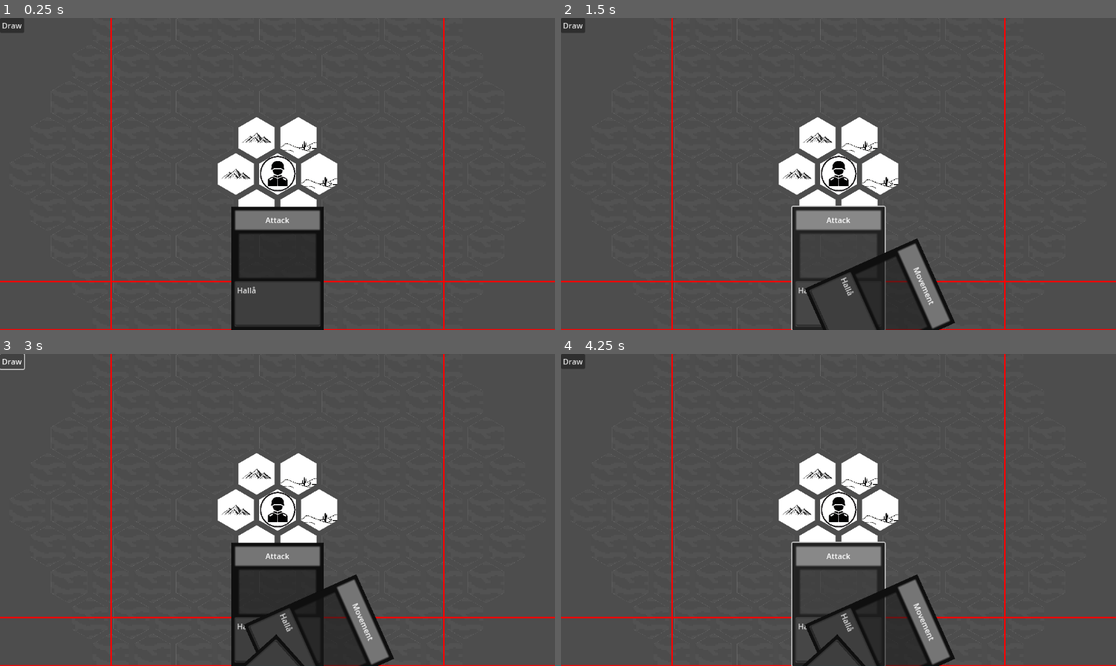
Above: before the commit, frames 1-4 (two rows, left to right).
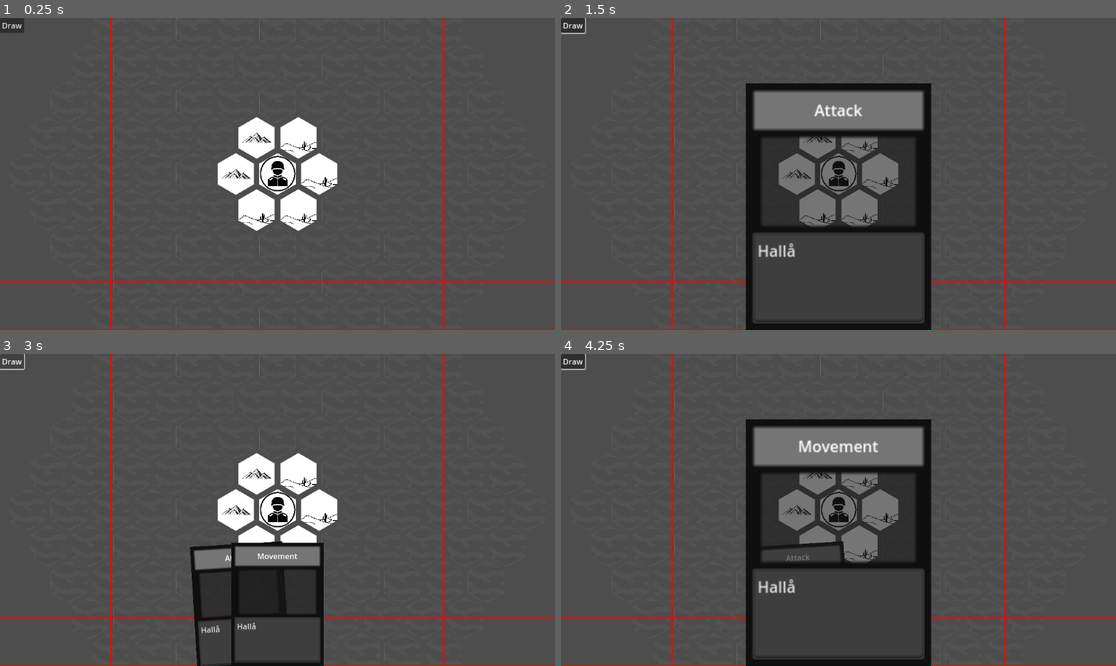
Above: after the commit, the same moments.

Repository: AlexejAxvall/Tainted-Dunes
Game: Godot game, scene res://not_kansas.tscn
Two runs of this game, one before a commit and one after it. Both use one fixed random seed, a clock stepped at 60 frames per second and the inputs below.
Inputs (mouse positions are in pixels of both pictures, inside the frame that each line leads up to):
- Up to frame 1 (0.25 s): no input
- Up to frame 2 (1.5 s): click "Draw" at 0.5 s; click (838, 267) at 1.27 s
- Up to frame 3 (3 s): click (277, 603) at 2.02 s; click "Draw" at 2.75 s
- Up to frame 4 (4.25 s): click (838, 603) at 3.52 s

The runs differ from the first frame. In frame 1, 4.5% of the frame differs, in the area x 41-59%, y 60-100%; in frame 2, 19%; in frame 3, 5.3%; in frame 4, 19%, in the area x 0-71%, y 0-100%.
Error after the commit: Invalid access to property or key 'Card_2' on a base object of type 'Dictionary'. (res://card.gd:114)

Commit message:
pushapå

Diff:
--- a/card.gd
+++ b/card.gd
@@ -1,20 +1,27 @@
-#Card scene root node script
-
 extends Control
 
-@onready var deck = get_parent()
+@onready var parent = get_parent()
 
 @onready var texture_rect = $TextureRect
 @onready var label = $TextureRect/Label
 @onready var button = $TextureRect/Button
 @onready var text_edit = $TextureRect/TextEdit
 
+var id
+
+var viewport_size
+
 var texture_rect_size
 var card_dimensions
 var card_scale
 
+var is_hovering = false
+var time_hovered = 0.0
+var time_hovered_threshold = 0.1 # seconds
 
 @export var card_texture: Texture
+
+var is_instantiate = false
 
 var card_dictionary = {
 	"Name": "",
@@ -24,28 +31,125 @@
 }
 var is_playable: bool = false
 
+var highlighting = false
+var recieved_z_index # Recieved by parent
+var recieved_position
+var recieved_rotation
+
 func _ready():
+	#print("Card initialized:", self)
+	#print("Parent: " + str(parent))
+	if recieved_z_index != null:
+		z_index = recieved_z_index
+		print("Z_index: " + str(z_index))
+
 	texture_rect.texture = preload("res://Images/Card_frame.png")
 
+	label.mouse_filter = Control.MOUSE_FILTER_IGNORE
+	button.mouse_filter = Control.MOUSE_FILTER_IGNORE
+	text_edit.mouse_filter = Control.MOUSE_FILTER_IGNORE
+
+
+	#print("\n=== Checking Mouse Filters ===")
+	#_check_mouse_filter(self)
+	#print("=== Mouse Filter Check Complete ===")
+	#
+	#print("=== Scene Tree Structure for Card ===")
+	#_print_tree(self, 0)  # Prints the hierarchy
+
 	texture_rect_size = texture_rect.size
+
 	card_dimensions = texture_rect_size
-	deck.card_dimensions = card_dimensions
+	if is_instantiate != true:
+		parent.card_dimensions = card_dimensions
 
 	card_scale = texture_rect.scale
-	deck.card_scale = card_scale
+	if is_instantiate != true:
+		parent.card_scale = card_scale
 
 	label.size.x = texture_rect_size.x * 0.91666666666
 	label.size.y = texture_rect_size.y * 0.15625
 	label.text = card_dictionary["Name"]
-	#pivot_offset.x = texture_rect_size.x / 2
-	#pivot_offset.y = texture_rect_size.y
+
+
+func _process(delta):
+	if highlighting != true:
+		if is_hovering:
+			time_hovered += delta
+			if time_hovered >= time_hovered_threshold:
+				highlight_card()
+		else:
+			time_hovered = 0  # Reset if not hovering
 
 func _input(event):
+	if event is InputEventMouseMotion:
+		if get_global_rect().has_point(event.position):
+			print("Mouse is currently over the card (manual check).")
+
 	if is_playable and event is InputEventMouseButton and event.pressed:
 		if get_global_rect().has_point(event.position):
 			play_card()
 
+func highlight_card():
+	highlighting = true
+	parent.is_card_highlighted = true
+	z_index = 100
+	parent.hand_dictionary["Card_" + str(id)]["Z_index"] = z_index
+	global_position.y = parent.viewport_size.y
+	rotation = 0
+	scale = Vector2(2, 2)
+	print("Self and adjacent z_index: ")
+
+	var loop_amount
+	var offset_1 = 0
+
+	if id == 1:
+		loop_amount = 2
+		offset_1 = 1
+	elif id == parent.hand_size:
+		loop_amount = 2
+	else:
+		loop_amount = 3
+	for i in range(loop_amount):
+			print(str(parent.hand_dictionary["Card_" + str(id - 1 + offset_1 + i)]["Z_index"]))
+
 func play_card():
-	print("Played: " + card_dictionary["Name"])
+	print("Played:", card_dictionary["Name"])
 	get_parent().remove_card(self)
 	queue_free()
+
+func _on_texture_rect_mouse_entered():
+	if parent.is_card_highlighted != true:
+		print("Mouse entered card: " + str(id))
+		is_hovering = true
+
+func _on_texture_rect_mouse_exited():
+	print("Mouse exited card: " + str(id))
+	if highlighting:
+		highlighting = false
+		z_index = recieved_z_index
+		parent.hand_dictionary["Card_" + str(id)]["Z_index"] = recieved_z_index
+		position = recieved_position
+		rotation = recieved_rotation
+		scale = Vector2(1, 1)
+		parent.is_card_highlighted = false
+	is_hovering = false
+	time_hovered = 0.0
+
+#func _print_tree(node, level):
+	#print("  ".repeat(level) + node.name + " (" + node.get_class() + ")")
+	#for child in node.get_children():
+		#_print_tree(child, level + 1)
+
+#func _check_mouse_filter(node):
+	#if node is Control:  # Only check Control nodes, skip Area2D and others
+		#print(node.name, " (", node.get_class(), ") - mouse_filter:", node.mouse_filter)
+	#else:
+		#print(node.name, " (", node.get_class(), ") - ❌ Skipped (Not a Control)")
+	#print()
+	#
+	#for child in node.get_children():
+		#_check_mouse_filter(child)
+
+
+#func fetch_new_data():
--- a/card.tscn
+++ b/card.tscn
@@ -64,3 +64,8 @@
 
 [node name="CollisionShape2D" type="CollisionShape2D" parent="Area2D"]
 shape = SubResource("CircleShape2D_qj2ge")
+
+[connection signal="mouse_entered" from="." to="." method="_on_mouse_entered"]
+[connection signal="mouse_exited" from="." to="." method="_on_mouse_exited"]
+[connection signal="mouse_entered" from="TextureRect" to="." method="_on_texture_rect_mouse_entered"]
+[connection signal="mouse_exited" from="TextureRect" to="." method="_on_texture_rect_mouse_exited"]
--- a/hand.gd
+++ b/hand.gd
@@ -2,30 +2,25 @@
 
 extends Control
 
-#@onready var highest_parent = null
-
-
 @onready var deck = get_parent().get_node("Deck")
+@onready var pointer_1 = $Pointer_1 #Area2D
+@onready var pointer_2 = $Pointer_2 #Area2D
 
 @export var max_hand_size: int = 10
+var hand_dictionary = {}
 var hand_array: Array = []
 var hand_size = 0
 
-var hand_width #80% of viewport width
 var hand_position
 
-var circle_center: Vector2
 var a
 
 var card_dimensions
 var card_scale
 
-var card_rotation
 var card_rotations = []
 var max_card_rotation: float#+- deg
 var angle_step: float #deg
-var index_centre
-var hand_offset
 var card_positions = []
 @export var hand_radius: float
 
@@ -33,26 +28,31 @@
 
 var offset = 0
 
+var update_count = 0
+
+var is_card_highlighted = false
+
 func _ready():
+	update_variables()
+
+
+func update_variables():
+	print("Updating variables")
+	update_count += 1
 	viewport_size = get_viewport_rect().size
 	a = viewport_size.x * 0.8
-
-	hand_radius = clamp(hand_radius, (a - viewport_size.x / 2), 10000000)
-	print("A: " + str(a))
-	print("Global position: " + str(global_position))
-	print("Hand radius: " + str(hand_radius))
-	print("Half of viewport: " + str(viewport_size.x / 2))
-	print("Dif: " + str(a - hand_radius))
-	print("A distance from half of viewport: " + str(a - viewport_size.x / 2))
-
-	#print(deck.card_dimensions.y * deck.card_scale.y)
+	hand_radius = clamp(hand_radius, a - viewport_size.x / 2 + 800, 10000000)
 	hand_position = Vector2(viewport_size.x / 2, viewport_size.y - card_dimensions.y * card_scale.y + hand_radius)
+
 	var base
 	var height
 	if len(find_intersection(hand_position, hand_radius, a)) > 0:
-		var triangle_base_height = find_intersection(hand_position, hand_radius, a)[0]
+		var triangle_base_height = find_intersection(hand_position, hand_radius, a)[1]
+		print("Triangle_base_height: " + str(triangle_base_height))
 		base = triangle_base_height.x
+		print("Base: " + str(base))
 		height = triangle_base_height.y
+		print("Height: " + str(height))
 		print("Intersections: " + str(len(find_intersection(hand_position, hand_radius, a))))
 		print()
 	elif len(find_intersection(hand_position, hand_radius, a)) == 0:
@@ -63,92 +63,138 @@
 	if height != null:
 		max_card_rotation = 90 - rad_to_deg(atan(height / base))
 	else:
-		max_card_rotation = 30
-	print("Max_rot: " + str(max_card_rotation))
-
-	angle_step = 2.0 * max_card_rotation / (max_hand_size * 2)
+		print("Error!")
+
+	print("Max_card_rotation deg: " + str(max_card_rotation))
+
+	if max_hand_size % 2 == 0:
+		angle_step = max_card_rotation / (max_hand_size / 2.0)
+	else:
+		angle_step = max_card_rotation / (max_hand_size / 2.0 - 0.5)
+
 	print("Angle step: " + str(angle_step))
 	print("Angle step * max hand size: " + str(angle_step * max_hand_size))
-	for i in range(2 * max_hand_size - 1):
-		card_rotations.append(-max_card_rotation + angle_step * i)
-	index_centre = max_hand_size / 2
-	for i in range(2 * max_hand_size - 1):
-		#card_positions.append(Vector2(500, -500))
+	card_rotations.clear()
+	card_positions.clear()
+	var card_rotations_deg = []
+	for i in range(max_hand_size):
+		card_rotations_deg.append(-max_card_rotation + angle_step * i)
+		card_rotations.append(deg_to_rad(-max_card_rotation + angle_step * i))
+	for i in range(max_hand_size):
 		card_positions.append(Vector2(hand_radius * cos(deg_to_rad(90 + max_card_rotation - angle_step * i)), -hand_radius * sin(deg_to_rad(90 + max_card_rotation - angle_step * i))))
 		print("angle: " + str(90 + max_card_rotation - angle_step * i))
+	print()
 
 	print("Card positions: " + str(card_positions))
-	print("Card rotations: " + str(card_rotations))
-	#print("Angle step: " + str(angle_step))
-	#print("Card rotations: " + str(card_rotations))
-	#print("Card positions: " + str(card_positions))
-
-
-
-	#while self.get_parent() != null:
-		#highest_parent = self.get_parent()
+	print()
+	print("Card rotations deg: " + str(card_rotations_deg))
+	print()
+
+	arrange_cards()
 
 func draw_card(deck):
+	update_variables()
+	find_intersection(hand_position, hand_radius, a)
 	hand_size = hand_array.size()
+
 	if hand_size < max_hand_size and deck.deck_of_cards.size() != 0:
 		var card = deck.draw_card()
 		if card:
+			card.id = hand_size + 1
+			card.is_instantiate = true
+			card.recieved_z_index = hand_size + 1
+
+			var card_key = "Card_" + str(hand_size + 1)
+			hand_dictionary[card_key] = {"ID": hand_size + 1, "Node": card, "Z_index": hand_size + 1}
+
 			hand_array.append(card)
 			hand_size = hand_array.size()
 			add_child(card)
 			arrange_cards()
-			#print("Hand: " + str(hand_array))
-			viewport_size = get_viewport_rect().size
-			a = viewport_size.x * 0.8
-			hand_radius = clamp(hand_radius, a - viewport_size.x / 2, 100000)
+			print("Hand:", hand_array)
 			queue_redraw()
 
-func arrange_cards():
-	if hand_size % 2 == 0:
-		hand_offset = hand_size / 2.0
-		#print("Hand offset: " + str(hand_offset))
-	elif hand_size != 1:
-		hand_offset = hand_size / 2.0
-		#print("Hand offset: " + str(hand_offset))
-	elif hand_size == 1:
-		hand_offset = 0
-		#print("Hand offset: " + str(hand_offset))
-
-	#print("Hand size: " + str(hand_size))
-	var index_hand_middle = len(hand_array) / 2
-	var index_positions_middle = len(card_positions) / 2 + 1
-	var index_rotations_middle = len(card_rotations) / 2 + 1
-	print("Index_hand_middle: " + str(index_hand_middle))
-	print("Index_positions_middle: " + str(index_positions_middle))
-	var coefficient = -1
-	for i in range(hand_size):
-		coefficient *= -1
-		hand_array[i].position = card_positions[index_positions_middle + coefficient * i]
-		#hand_array[i].position = Vector2(192 * i, -hand_radius)
-		if hand_array[i]:
-			hand_array[i].rotation = card_rotations[index_rotations_middle + coefficient * i]
 
 func remove_card(card):
+	var index_of_removed = hand_array.find(card)
+	for i in range(hand_array.size() - 1 - index_of_removed):
+		var card_index = index_of_removed + 1 + i
+		hand_dictionary["Card_" + str(card_index)]["ID"] -= 1
+		hand_dictionary["Card_" + str(card_index)]["Node"].recieved_z_index -= 1
+		hand_dictionary["Card_" + str(card_index)]["Z_index"] -= 1
+
 	hand_array.erase(card)
 	hand_size = hand_array.size()
 	arrange_cards()
 
-func _draw():
-	draw_circle(Vector2.ZERO, hand_radius, Color(255, 0, 0), false, 1.0, true)
+
+func arrange_cards():
+	print("From arrange_cards")
+	print("Hand size: " + str(hand_size))
+	print("Hand_position: " + str(hand_position))
+	print("Viewport_size: " + str(viewport_size))
+	print("Viewport_size.x / 2: " + str(viewport_size.x / 2))
+	print("a: " + str(a))
+	print("a - viewport_size.x / 2: " + str(a - viewport_size.x / 2))
+	print("Hand_radius: " + str(hand_radius))
+	print()
+
+	var index_hand_middle = len(hand_array) / 2
+	#print("Index_hand_middle: " + str(index_hand_middle))
+	var index_positions_middle = len(card_positions) / 2
+	#print("Index_positions_middle: " + str(index_positions_middle))
+	var index_rotations_middle = len(card_rotations) / 2
+	#print("Index_rotations_middle: " + str(index_rotations_middle))
+	var offset = hand_size / 2
+
+	for i in range(hand_size):
+		hand_array[i].position = card_positions[index_positions_middle - offset + i]
+		hand_array[i].recieved_position = card_positions[index_positions_middle - offset + i]
+		if hand_array[i]:
+			hand_array[i].rotation = card_rotations[index_rotations_middle - offset + i]
+			hand_array[i].recieved_rotation = card_rotations[index_rotations_middle - offset + i]
+
+#func _draw():
+	#draw_circle(Vector2.ZERO, hand_radius, Color(255, 0, 0), false, 1.0, true)
 
 func find_intersection(circle_global_position: Vector2, r: float, a: float) -> Array:
+	print()
+	print("From find_intersection")
+	print("Hand_position: " + str(hand_position))
+	print("Viewport_size: " + str(viewport_size))
+	print("Viewport_size.x / 2: " + str(viewport_size.x / 2))
+	print("a: " + str(a))
+	print("a - viewport_size.x / 2: " + str(a - viewport_size.x / 2))
+	print("Circle_global_position: " + str(circle_global_position))
+	print("Circle_global_position.y - viewport_size.y: " + str(circle_global_position.y - viewport_size.y))
+	print("Circle_radius: " + str(r))
+	print()
+
 	var discriminant = r * r - (a - circle_global_position.x) * (a - circle_global_position.x)
 	if discriminant < 0:
 		return []
 	elif discriminant == 0:
+		pointer_1.position = Vector2(a, circle_global_position.y)
 		print("Intersection points: " + str(Vector2(a, circle_global_position.y)))
 		print("Arc tan: " + str(rad_to_deg(atan(circle_global_position.y / a))))
+		print()
 		return [Vector2(a, circle_global_position.y)]
 	else:
 		var sqrt_d = sqrt(discriminant)
-		var y2 = circle_global_position.y + sqrt_d
-		var y1 = circle_global_position.y - sqrt_d
-		print("Intersection points: " + str(Vector2(a, y1)) + " " + str(Vector2(a, y2)))
-		print("Arc tan y1: " + str(rad_to_deg(atan(y1 / a))))
-		print("Arc tan y2: " + str(rad_to_deg(atan(y2 / a))))
-		return [Vector2(a, y1), Vector2(a, y2)]
+		var x2 = a - circle_global_position.x
+		var x1 = a - circle_global_position.x
+		var y2 = sqrt_d
+		var y1 = -sqrt_d
+		pointer_1.position = Vector2(x1, y1)
+		pointer_2.position = Vector2(x2, y2)
+		print("Intersection points relative to circle centre: " + str(Vector2(x1, y1)) + " " + str(Vector2(x2, y2)))
+		print("hand_position.y - y2: " + str(hand_position.y - y2))
+		print("Viewport_size.y: " + str(viewport_size.y))
+		print("Arc tan y1: " + str(rad_to_deg(atan(y1 / x1))))
+		print("Arc tan y2: " + str(rad_to_deg(atan(y2 / x2))))
+		print()
+		return [Vector2(x1, y1), Vector2(x2, y2)]
+
+func _notification(what):
+	if what == NOTIFICATION_WM_CLOSE_REQUEST:
+		print("Update count: " + str(update_count))
--- a/hand.tscn
+++ b/hand.tscn
@@ -1,8 +1,14 @@
-[gd_scene load_steps=3 format=3 uid="uid://dhvtwo8vih6ou"]
+[gd_scene load_steps=5 format=3 uid="uid://dhvtwo8vih6ou"]
 
 [ext_resource type="Script" path="res://hand.gd" id="1_sr8c3"]
 
 [sub_resource type="CircleShape2D" id="CircleShape2D_xejwf"]
+
+[sub_resource type="CircleShape2D" id="CircleShape2D_nh011"]
+radius = 29.0689
+
+[sub_resource type="CircleShape2D" id="CircleShape2D_p60u7"]
+radius = 32.1403
 
 [node name="Hand" type="Control"]
 layout_mode = 3
@@ -15,3 +21,15 @@
 
 [node name="CollisionShape2D" type="CollisionShape2D" parent="Area2D"]
 shape = SubResource("CircleShape2D_xejwf")
+
+[node name="Pointer_1" type="Area2D" parent="."]
+position = Vector2(87, 13)
+
+[node name="CollisionShape2D" type="CollisionShape2D" parent="Pointer_1"]
+shape = SubResource("CircleShape2D_nh011")
+
+[node name="Pointer_2" type="Area2D" parent="."]
+position = Vector2(-83, 7)
+
+[node name="CollisionShape2D" type="CollisionShape2D" parent="Pointer_2"]
+shape = SubResource("CircleShape2D_p60u7")
--- a/not_kansas.gd
+++ b/not_kansas.gd
@@ -14,6 +14,15 @@
 @onready var line_2D3 = $CanvasLayer/Line2D3
 @onready var line_2D4 = $CanvasLayer/Line2D4
 
+var previous_window_size = DisplayServer.window_get_size()
+
+func _notification(what):
+	if what == NOTIFICATION_APPLICATION_FOCUS_OUT:
+		print("Window minimized!")
+
+	elif what == NOTIFICATION_APPLICATION_FOCUS_IN:
+		print("Window maximized/restored!")
+
 @export var grid_radius = 6
 
 var viewport_visible_rect
@@ -50,25 +59,27 @@
 	viewport_size = get_viewport_rect().size
 
 	secant_global_position = Vector2(viewport_size.x / 2.0, viewport_size.y + hand.hand_radius - 100)
-	hand.hand_width = 0.8 * viewport_size.x
 
 	camera.position = viewport_visible_rect.size / 2
 
 	initialize_image_folder()
 	initialize_grid()
 	initialize_unit()
-
-	while hand.hand_size < 1:
-		hand.draw_card(deck)
-
-
 	update_hand_position()
+
+func _process(delta):
+	var current_window_size = DisplayServer.window_get_size()
+	if current_window_size != previous_window_size:
+		previous_window_size = current_window_size
+		update_hand_position()
+		print("Window resized/maximized: ", current_window_size)
+		hand.update_variables()
 
 func _input(event):
 	if event is InputEventMouseButton:
 		if event.pressed:
 			old_selected_node = selected_node
-			await get_tree().create_timer(0.1).timeout
+			await get_tree().create_timer(0).timeout
 			if not unit_clicked and not tile_clicked:
 				if event.button_index == MOUSE_BUTTON_LEFT:
 					pass
--- a/not_kansas.tscn
+++ b/not_kansas.tscn
@@ -16,8 +16,10 @@
 [node name="Deck" parent="CanvasLayer" instance=ExtResource("2_3pdmd")]
 
 [node name="Card" parent="CanvasLayer/Deck" instance=ExtResource("2_nh4v5")]
-offset_left = -1218.0
-offset_right = -1218.0
+offset_left = -887.0
+offset_top = -136.0
+offset_right = -887.0
+offset_bottom = -136.0
 
 [node name="Hand" parent="CanvasLayer" instance=ExtResource("3_wsshh")]
 
